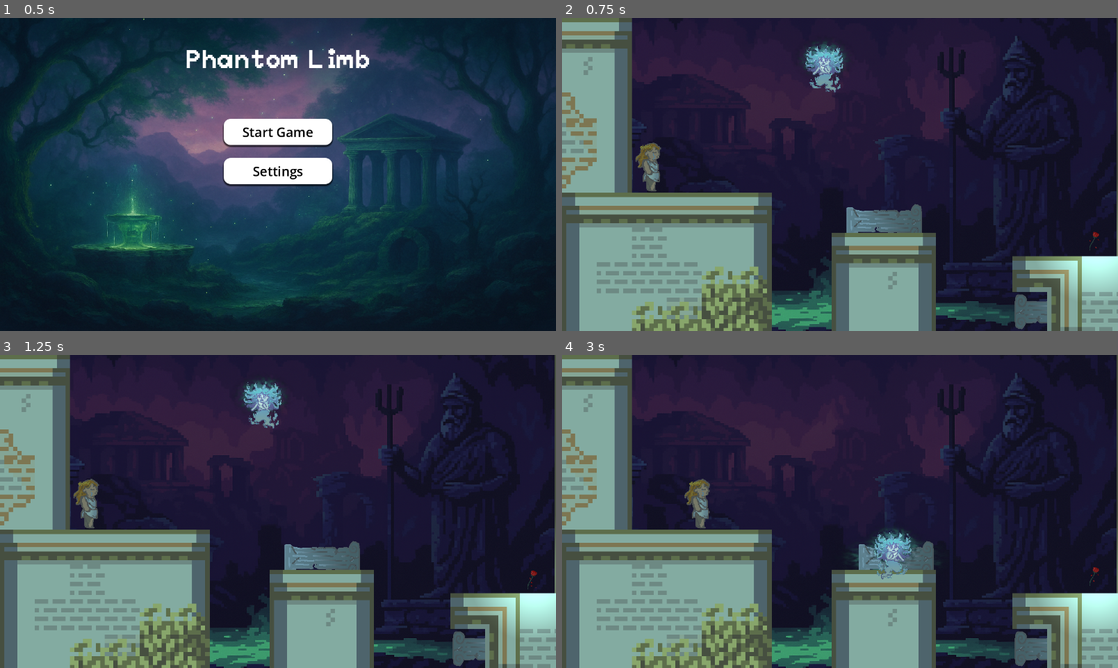
Above: before the commit, frames 1-4 (two rows, left to right).
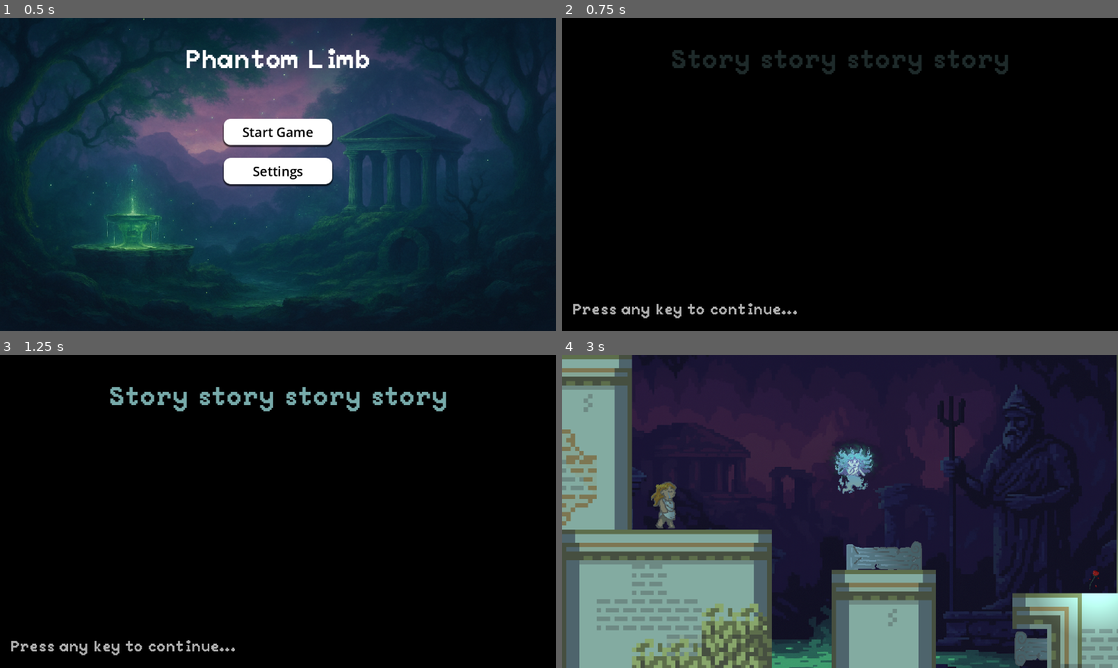
Above: after the commit, the same moments.

Repository: sammo4gun/jamsterdam
Game: Godot game, scene res://Scenes/main_menu.tscn
Same seed, same stepped clock (60 frames per second), same inputs: the game is played once before the commit and once after it. The engine's default icon, where the game draws it, is replaced by a stand-in: a white triangle on a blue panel in a dark square.
Inputs (mouse positions are in pixels of both pictures, inside the frame that each line leads up to):
- Up to frame 1 (0.5 s): no input
- Up to frame 2 (0.75 s): click "Start Game" at 0.5 s
- Up to frame 3 (1.25 s): no input
- Up to frame 4 (3 s): tap Enter at 1.25 s; move the mouse to (812, 508) at 1.27 s; hold Right (right) 1.28-2.78 s; click (812, 508) at 1.42 s; tap W (up) at 1.52, 2.27 s; move the mouse to (884, 558) at 2.02 s; click (884, 558) at 2.17 s; move the mouse to (1051, 649) at 2.77 s; hold A (left) from 2.78 s (still down); click (1051, 649) at 2.92 s

Frame 1 is identical in both runs. In frame 2, 99% of the frame differs, in the area x 0-100%, y 0-100%; in frame 3, 100%; in frame 4, 7.3%.

Commit message:
intro screen

Diff:
--- a/Scenes/Levels/level1.tscn
+++ b/Scenes/Levels/level1.tscn
@@ -213,7 +213,7 @@
 layer = -1
 
 [node name="BackgroundImage" type="Sprite2D" parent="CanvasLayer"]
-position = Vector2(620, 369)
+position = Vector2(620, 396)
 scale = Vector2(1.06827, 0.785489)
 texture = ExtResource("2_nqasx")
 
--- a/Scenes/Levels/level2.tscn
+++ b/Scenes/Levels/level2.tscn
@@ -219,7 +219,7 @@
 layer = -1
 
 [node name="BackgroundImage" type="Sprite2D" parent="CanvasLayer"]
-position = Vector2(620, 369)
+position = Vector2(620, 393)
 scale = Vector2(1.06827, 0.785489)
 texture = ExtResource("3_eqosv")
 
@@ -255,7 +255,7 @@
 color = Color(0.537255, 0.678431, 0.666667, 1)
 
 [node name="Pillar3" parent="." instance=ExtResource("3_d15yg")]
-position = Vector2(1056, 245)
+position = Vector2(1056, 249)
 physics_material_override = SubResource("PhysicsMaterial_o7bax")
 
 [node name="Shape" parent="Pillar3" index="0"]
@@ -343,7 +343,7 @@
 [node name="Behindbuilding" type="Node2D" parent="."]
 
 [node name="Building4" parent="Behindbuilding" instance=ExtResource("2_tnuy3")]
-position = Vector2(-185, 254)
+position = Vector2(-186, 254)
 scale = Vector2(1.44003, 3.2122)
 
 [node name="Layer0" type="TileMapLayer" parent="Behindbuilding"]
@@ -356,15 +356,15 @@
 [node name="Middlebuilding" type="Node2D" parent="."]
 
 [node name="Building2" parent="Middlebuilding" instance=ExtResource("2_tnuy3")]
-position = Vector2(662, 895)
+position = Vector2(666, 894)
 scale = Vector2(0.730038, 2.64006)
 
 [node name="Building8" parent="Middlebuilding" instance=ExtResource("2_tnuy3")]
-position = Vector2(658, 305)
-scale = Vector2(0.730038, 1.32006)
+position = Vector2(659, 299)
+scale = Vector2(0.770038, 1.36006)
 
 [node name="Building9" parent="Middlebuilding" instance=ExtResource("2_tnuy3")]
-position = Vector2(580, 653)
+position = Vector2(579, 652)
 scale = Vector2(0.250038, 1.72006)
 
 [node name="Layer1" type="TileMapLayer" parent="Middlebuilding"]
@@ -400,7 +400,7 @@
 position = Vector2(25, 0)
 
 [node name="Building7" parent="Fartower" instance=ExtResource("2_tnuy3")]
-position = Vector2(1026, 922)
+position = Vector2(1028, 922)
 scale = Vector2(0.522046, 7.23944)
 
 [node name="Layer0" type="TileMapLayer" parent="Fartower"]
--- a/Scenes/intro_screen.tscn
+++ b/Scenes/intro_screen.tscn
@@ -1,42 +1,13 @@
-[gd_scene load_steps=10 format=3 uid="uid://chkgbe07vhdxl"]
+[gd_scene load_steps=6 format=3 uid="uid://chkgbe07vhdxl"]
 
 [ext_resource type="Script" uid="uid://bg6xinxyhade0" path="res://Scripts/intro_screen.gd" id="1_5xttp"]
 [ext_resource type="Texture2D" uid="uid://povxtku8nxul" path="res://Assets/backgroundpotential.png" id="2_mhfmv"]
 [ext_resource type="FontFile" uid="uid://datde377oev7l" path="res://Assets/Fonts/Peaberry/PeaberryBase.ttf" id="3_bsvr0"]
-[ext_resource type="AudioStream" uid="uid://j803gngp4m7a" path="res://Assets/Music/You saved them.mp3" id="4_wcgug"]
+[ext_resource type="AudioStream" uid="uid://bqye7nkil4qjd" path="res://Assets/Music/Backstory read.mp3" id="4_5xttp"]
 
 [sub_resource type="LabelSettings" id="LabelSettings_gdxnu"]
 font = ExtResource("3_bsvr0")
 font_size = 60
-
-[sub_resource type="StyleBoxEmpty" id="StyleBoxEmpty_8yanq"]
-
-[sub_resource type="StyleBoxFlat" id="StyleBoxFlat_fi2y0"]
-bg_color = Color(0.823529, 0.823529, 0.823529, 1)
-corner_radius_top_left = 16
-corner_radius_top_right = 16
-corner_radius_bottom_right = 16
-corner_radius_bottom_left = 16
-shadow_size = 3
-shadow_offset = Vector2(0, 3.41)
-
-[sub_resource type="StyleBoxFlat" id="StyleBoxFlat_em7vc"]
-bg_color = Color(0.635294, 0.635294, 0.635294, 1)
-corner_radius_top_left = 16
-corner_radius_top_right = 16
-corner_radius_bottom_right = 16
-corner_radius_bottom_left = 16
-shadow_size = 3
-shadow_offset = Vector2(0, 3.41)
-
-[sub_resource type="StyleBoxFlat" id="StyleBoxFlat_4suit"]
-bg_color = Color(1, 1, 1, 1)
-corner_radius_top_left = 16
-corner_radius_top_right = 16
-corner_radius_bottom_right = 16
-corner_radius_bottom_left = 16
-shadow_size = 3
-shadow_offset = Vector2(0, 3.41)
 
 [node name="IntroScreen" type="Control"]
 layout_mode = 3
@@ -48,6 +19,7 @@
 script = ExtResource("1_5xttp")
 
 [node name="TextureRect" type="TextureRect" parent="."]
+modulate = Color(0, 0, 0, 1)
 z_index = -1
 layout_mode = 0
 offset_right = 1280.0
@@ -55,7 +27,8 @@
 texture = ExtResource("2_mhfmv")
 expand_mode = 3
 
-[node name="Label" type="Label" parent="."]
+[node name="Label0" type="Label" parent="."]
+modulate = Color(0.701961, 1, 1, 1)
 layout_mode = 1
 anchors_preset = 5
 anchor_left = 0.5
@@ -65,48 +38,65 @@
 offset_bottom = 200.0
 grow_horizontal = 2
 theme_override_font_sizes/font_size = 64
-text = "Well Done..."
+text = "Story story story story"
 label_settings = SubResource("LabelSettings_gdxnu")
 horizontal_alignment = 1
 vertical_alignment = 1
 
-[node name="MarginContainer" type="MarginContainer" parent="."]
+[node name="Label1" type="Label" parent="."]
+modulate = Color(0.701961, 1, 1, 1)
 layout_mode = 1
-anchors_preset = 8
+anchors_preset = 5
 anchor_left = 0.5
-anchor_top = 0.5
 anchor_right = 0.5
-anchor_bottom = 0.5
-offset_left = -320.0
-offset_top = -160.0
-offset_right = 320.0
-offset_bottom = 320.0
+offset_left = -250.0
+offset_top = 189.0
+offset_right = 250.0
+offset_bottom = 389.0
 grow_horizontal = 2
-grow_vertical = 2
-theme_override_constants/margin_top = 32
-theme_override_constants/margin_bottom = 32
+theme_override_font_sizes/font_size = 64
+text = "Story story story? story!"
+label_settings = SubResource("LabelSettings_gdxnu")
+horizontal_alignment = 1
+vertical_alignment = 1
 
-[node name="VBoxContainer" type="VBoxContainer" parent="MarginContainer"]
-layout_mode = 2
-theme_override_constants/separation = 30
+[node name="Label2" type="Label" parent="."]
+modulate = Color(0.701961, 1, 1, 1)
+layout_mode = 1
+anchors_preset = 5
+anchor_left = 0.5
+anchor_right = 0.5
+offset_left = -250.0
+offset_top = 373.0
+offset_right = 250.0
+offset_bottom = 573.0
+grow_horizontal = 2
+theme_override_font_sizes/font_size = 64
+text = "Story story story..."
+label_settings = SubResource("LabelSettings_gdxnu")
+horizontal_alignment = 1
+vertical_alignment = 1
 
-[node name="ReturnButton" type="Button" parent="MarginContainer/VBoxContainer"]
-custom_minimum_size = Vector2(250, 60)
-layout_mode = 2
-size_flags_horizontal = 4
-theme_override_colors/font_hover_color = Color(0, 0, 0, 1)
-theme_override_colors/font_color = Color(0, 0, 0, 1)
-theme_override_colors/font_focus_color = Color(0, 0, 0, 1)
-theme_override_colors/font_pressed_color = Color(0, 0, 0, 1)
-theme_override_font_sizes/font_size = 30
-theme_override_styles/focus = SubResource("StyleBoxEmpty_8yanq")
-theme_override_styles/hover = SubResource("StyleBoxFlat_fi2y0")
-theme_override_styles/pressed = SubResource("StyleBoxFlat_em7vc")
-theme_override_styles/normal = SubResource("StyleBoxFlat_4suit")
-text = "Return"
+[node name="Tooltip" type="Label" parent="."]
+modulate = Color(1, 1, 1, 0.686275)
+layout_mode = 1
+anchors_preset = 5
+anchor_left = 0.5
+anchor_right = 0.5
+offset_left = -616.0
+offset_top = 615.0
+offset_right = 277.0
+offset_bottom = 815.0
+grow_horizontal = 2
+scale = Vector2(0.581745, 0.581745)
+theme_override_font_sizes/font_size = 64
+text = "Press any key to continue..."
+label_settings = SubResource("LabelSettings_gdxnu")
+horizontal_alignment = 1
+vertical_alignment = 1
 
 [node name="MusicPlayer" type="AudioStreamPlayer" parent="."]
-stream = ExtResource("4_wcgug")
+stream = ExtResource("4_5xttp")
 autoplay = true
 bus = &"Music"
 parameters/looping = false
--- a/Scripts/intro_screen.gd
+++ b/Scripts/intro_screen.gd
@@ -1 +1,40 @@
 extends Control
+
+@onready var label0 = $Label0
+@onready var label1 = $Label1
+@onready var label2 = $Label2
+@onready var labels = {
+	0: label0,
+	1: label1,
+	2: label2
+}
+var max_label = 2
+
+@onready var tooltip = $Tooltip
+
+var label_at = 0
+var fade_amount = 0
+var time = 0
+
+func _ready():
+	for i in labels:
+		labels[i].modulate[3] = 0
+
+func _process(delta: float) -> void:
+	time += delta
+	for i in range(min(label_at + 1, max_label+1)):
+		if i < label_at:
+			labels[i].modulate[3] = 1
+		else:
+			labels[i].modulate[3] = min(1, labels[i].modulate[3]+delta)
+
+func start_game():
+	var new_scene = load("res://Scenes/Levels/level1.tscn")  # Replace with your scene path
+	get_tree().change_scene_to_packed(new_scene)
+
+func _input(event):
+	if event is InputEventKey and event.pressed:
+		label_at += 1
+
+	if label_at > max_label:
+		start_game()
--- a/Scripts/main_menu.gd
+++ b/Scripts/main_menu.gd
@@ -9,7 +9,7 @@
 	settings_button.pressed.connect(_on_settings_pressed)
 
 func _on_play_pressed():
-	var new_scene = load("res://Scenes/Levels/level1.tscn")  # Replace with your scene path
+	var new_scene = load("res://Scenes/intro_screen.tscn")  # Replace with your scene path
 	get_tree().change_scene_to_packed(new_scene)
 
 func _on_settings_pressed():
Not shown, added: export_presets.cfg
